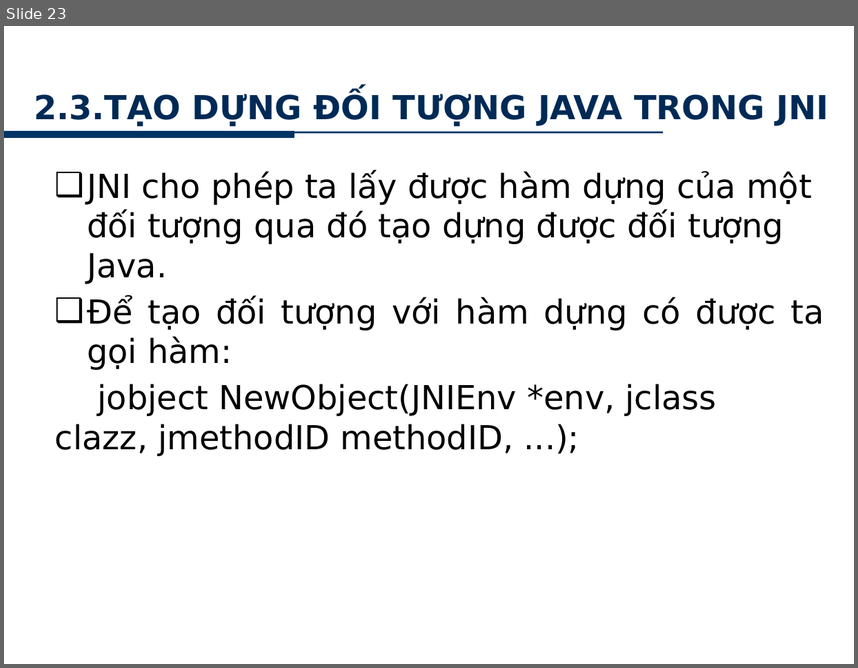
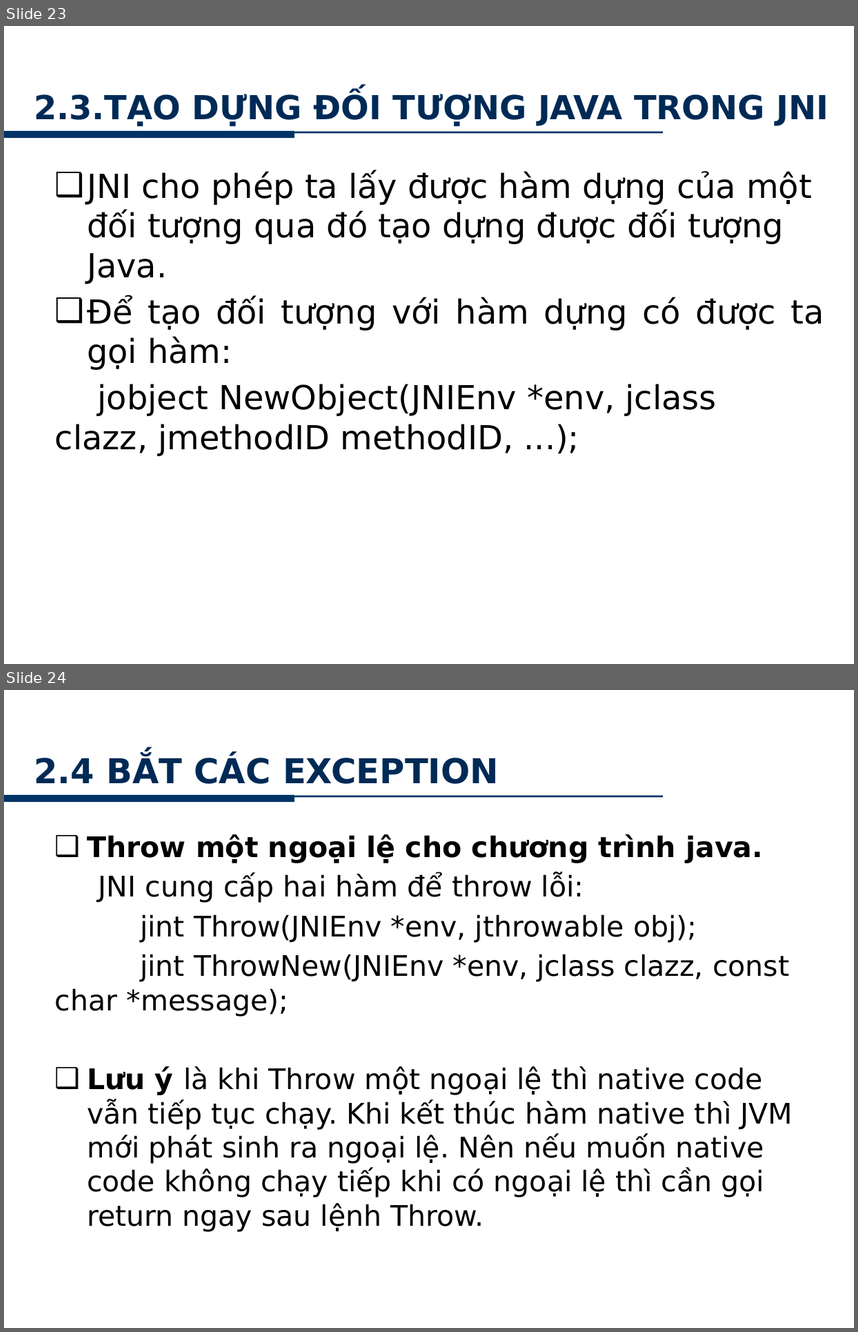
Before and after one commit to minhkhanh/UofS-Java, a slide deck: Seminar_JNI/Slide_00.pptx. Shown one above the other, each under a label of ours: slide 23 before the commit, slides 23 and 24 after it. The pictures are 858x668 and 858x1332 pixels, drawn with LibreOffice and Linux fonts; fonts in the diff are those of the drawing; background and template pictures are left out. Boxes give left, top, right and bottom in pixels: in the first picture for what was removed or moved away, otherwise in the second. Text is boxed around its words. In the diff, an @@ line names an element or a change of style, - is before the commit and + after.

```diff
--- a/Seminar_JNI/Slide_00.pptx
+++ b/Seminar_JNI/Slide_00.pptx
@@ slide 24 added at <box>4,690,854,1328</box>, background picture (left out); not listed: 2 template elements that a slide beside it also shows @@
@@ text added at <box>670,704,833,726</box>, 10 pt, text #FFFFFF @@
+www.hcmus.edu.vn
@@ title added at <box>34,756,499,784</box>, 29 pt, text gradient #00152B to #002A56 to #002750, bold @@
+2.4 BẮT CÁC EXCEPTION
@@ text added at <box>55,834,793,1232</box>, 24 pt, text #000000 @@
+  ❑ Throw một ngoại lệ cho chương trình java.
+JNI cung cấp hai hàm để throw lỗi:
+jint Throw(JNIEnv *env, jthrowable obj);
+jint ThrowNew(JNIEnv *env, jclass clazz, const char *message);
+❑ Lưu ý là khi Throw một ngoại lệ thì native code vẫn tiếp tục chạy. Khi kết thúc hàm native thì JVM mới phát sinh ra ngoại lệ. Nên nếu muốn native code không chạy tiếp khi có ngoại lệ thì cần gọi return ngay sau lệnh Throw.
@@ page number added at <box>323,1292,521,1328</box>, 20 pt, text #FFFFFF @@
+24
```
Also in this commit, not shown: 1 slide changed, 2 slides removed.
